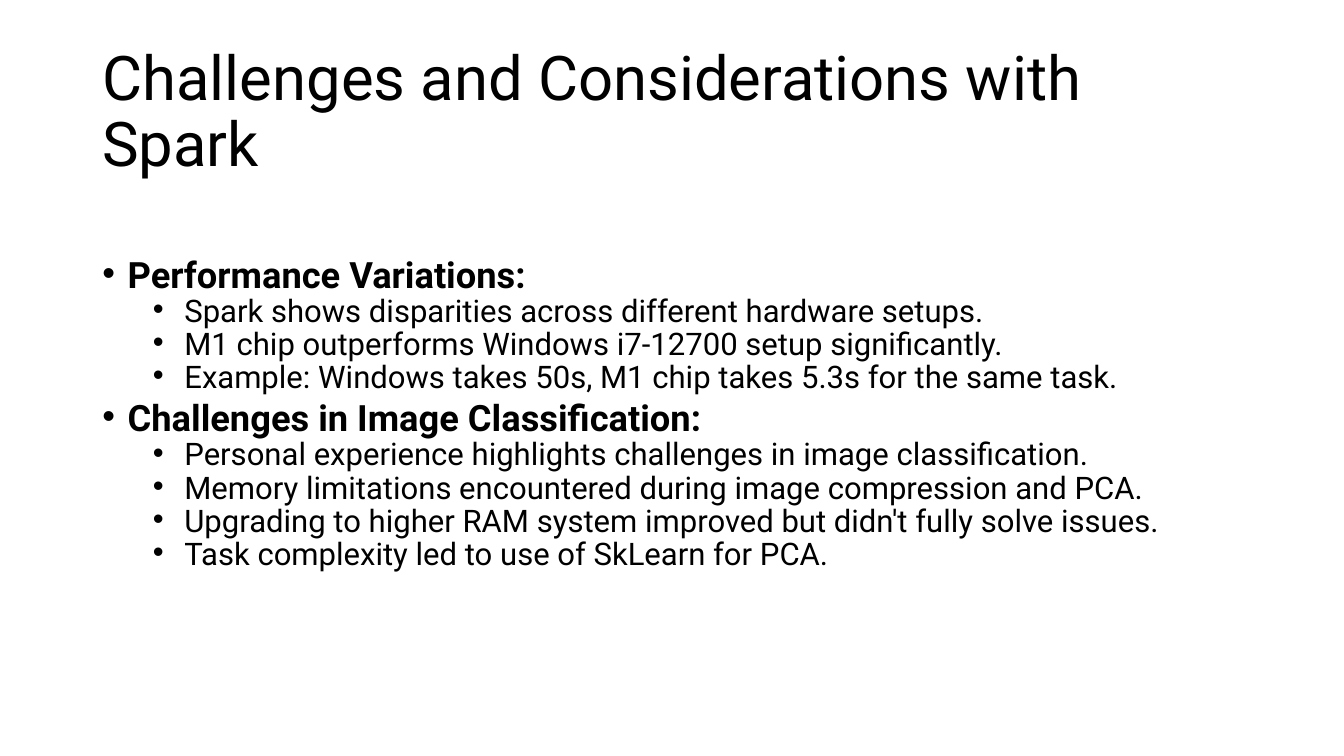
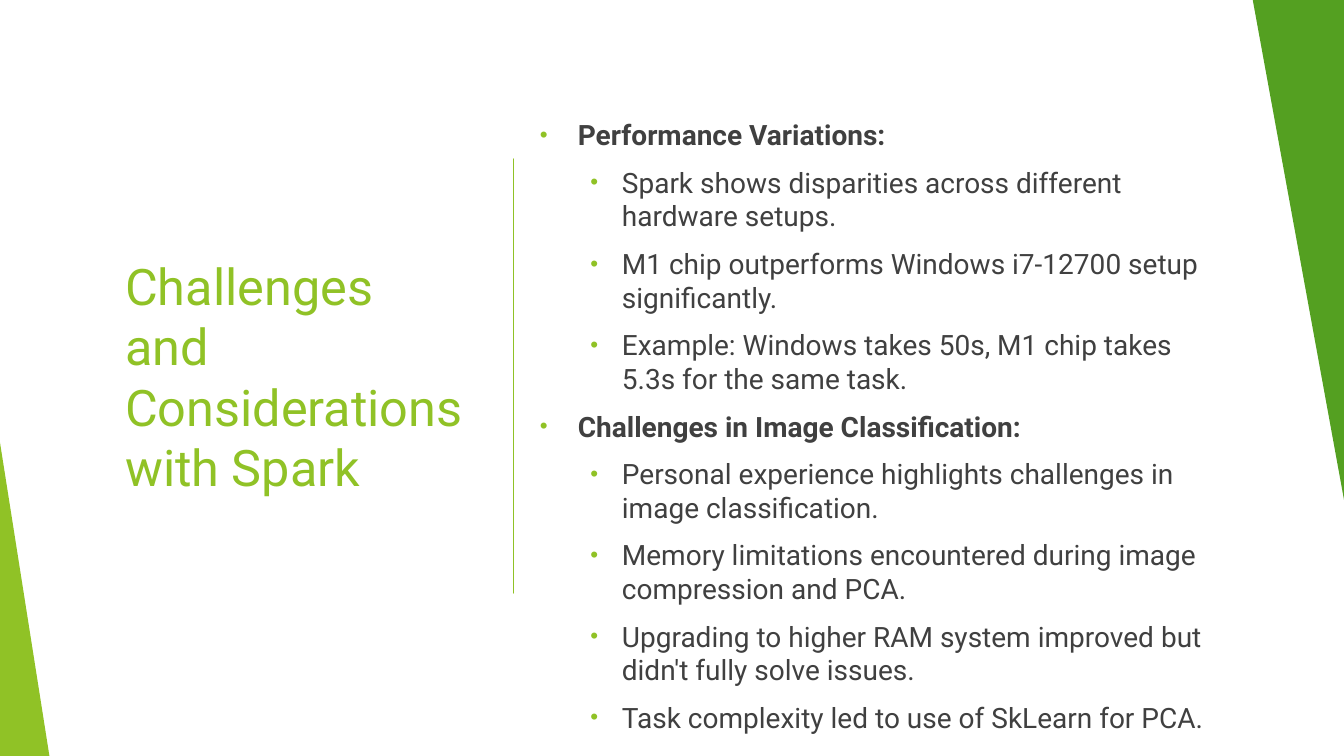
Before and after one commit to nhatthuan97/Qualifying_Final, a slide deck: slide 40 of Presentation.pptx. Drawn at 1344x756 pixels with LibreOffice and Linux fonts; fonts in the diff are those of the drawing. Boxes give left, top, right and bottom in pixels: in the first picture for what was removed or moved away, otherwise in the second. Text is boxed around its words. In the diff, an @@ line names an element or a change of style, - is before the commit and + after.

```diff
--- a/Presentation.pptx
+++ b/Presentation.pptx
@@ rectangle added at bbox=[0, 0, 1344, 756], fill #FFFFFF @@
@@ triangle added at bbox=[1253, 0, 1344, 509], fill #54A021 @@
@@ title "Challenges and Considerations with Spark": place and size @@
-title "Challenges and Considerations with Spark" at bbox=[102, 53, 1081, 179]
+title "Challenges and Considerations with Spark" at bbox=[125, 267, 462, 497]
@@ title "Challenges and Considerations with Spark" at bbox=[125, 267, 462, 497]: size 44 to 36 pt, text colour #000000 to #90C226; line spacing 0.9 to 1 @@
@@ text "Performance Variations:": place and size @@
-text "Performance Variations:" at bbox=[128, 260, 1158, 572]
+text "Performance Variations:" at bbox=[578, 123, 1203, 734]
@@ text "Performance Variations:" at bbox=[578, 123, 1203, 734]: size 25.9 to 20 pt in "Performance Variations:", "Challenges in Image Classification:"; text colour #000000 to #404040; size 22.2 to 20 pt in "Spark shows disparities across different hardware setups.", "M1 chip outperforms Windows i7-12700 setup significantly.", "Example: Windows takes 50s, M1 chip takes ...", "Personal experience highlights challenges in image classific ..." and 3 more places; indent changed; line spacing 0.7 to 1; more space between paragraphs; vertical alignment top to middle @@
@@ line added from (513, 159) to (513, 593), #90C226 1 pt @@
@@ group added at bbox=[0, 0, 1344, 756]: 5 freeform shapes, 3 triangles, 2 lines @@
@@ triangle added at bbox=[0, 443, 49, 756], fill #90C226 @@
```
Also in this commit, not shown: 42 other slides changed, 1 slide added.
